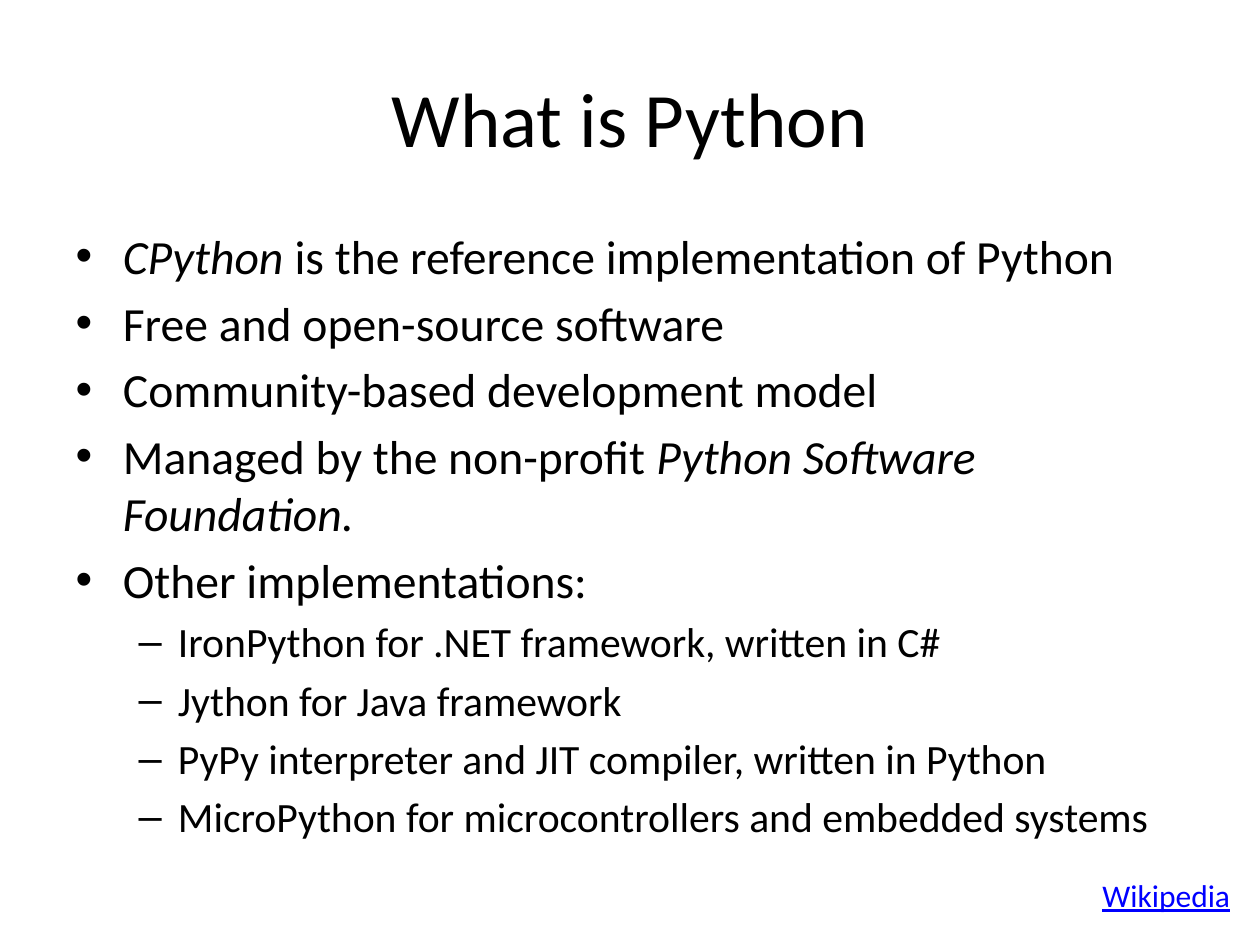
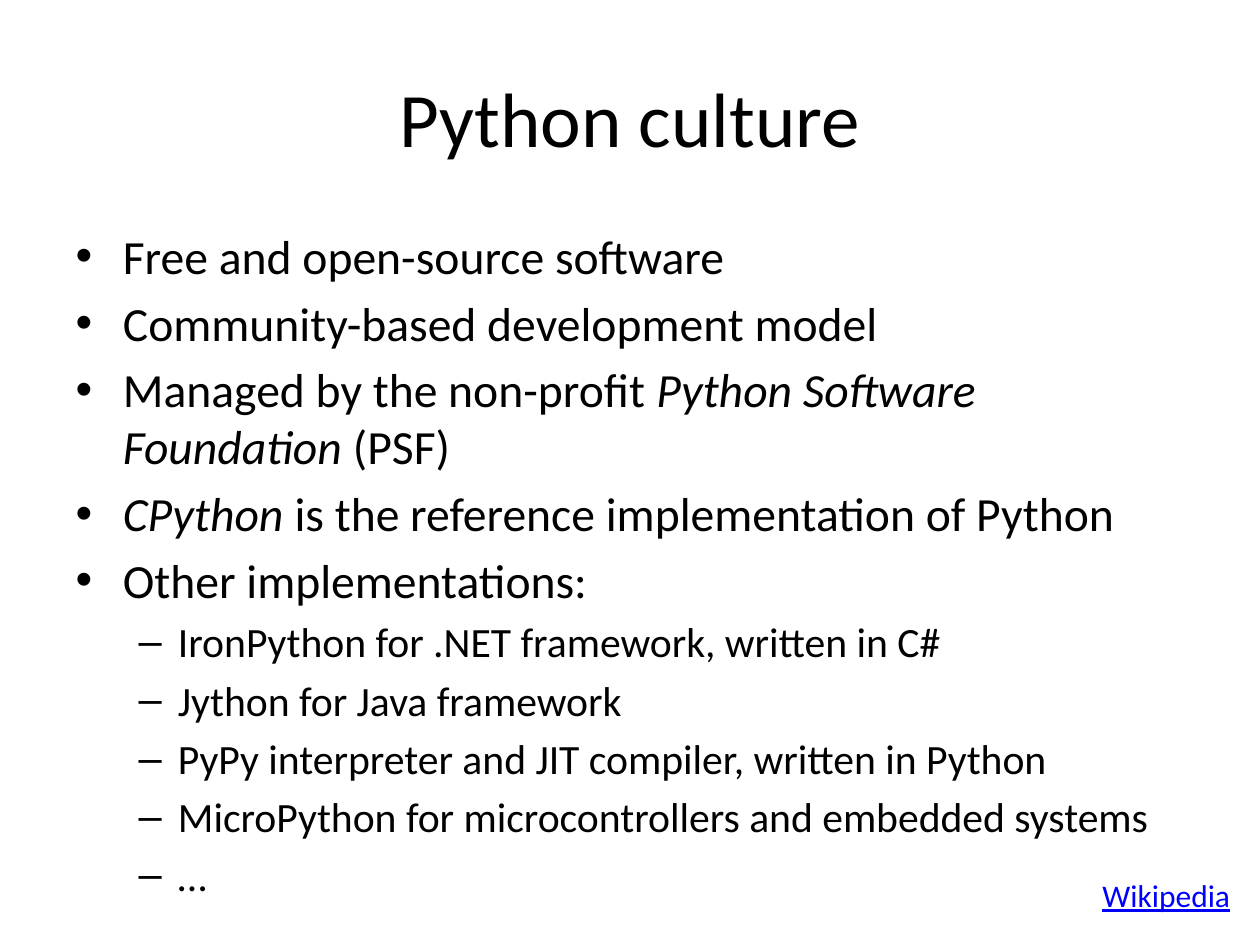
Before and after one commit to yoavram/Py4Eng, a slide deck: slide 7 of docs/Introduction to Python.pptx. Drawn at 1260x945 pixels with LibreOffice and Linux fonts; fonts in the diff are those of the drawing. Boxes give left, top, right and bottom in pixels: in the first picture for what was removed or moved away, otherwise in the second. Text is boxed around its words. In the diff, an @@ line names an element or a change of style, - is before the commit and + after.

```diff
--- a/docs/Introduction to Python.pptx
+++ b/docs/Introduction to Python.pptx
@@ title at (x1=399, y1=93, x2=860, y2=160): text changed @@
-What is Python
+Python culture
@@ text at (x1=123, y1=241, x2=1148, y2=839): paragraph added @@
+  – …
@@ text at (x1=123, y1=241, x2=1114, y2=282): paragraph removed @@
-• CPython is the reference implementation of Python
@@ text at (x1=123, y1=374, x2=1114, y2=539): text changed; italic off @@
-• Managed by the non-profit Python Software Foundation.
+• Managed by the non-profit Python Software Foundation (PSF)
+• CPython is the reference implementation of Python
```
Also in this commit, not shown: 24 other slides changed.
